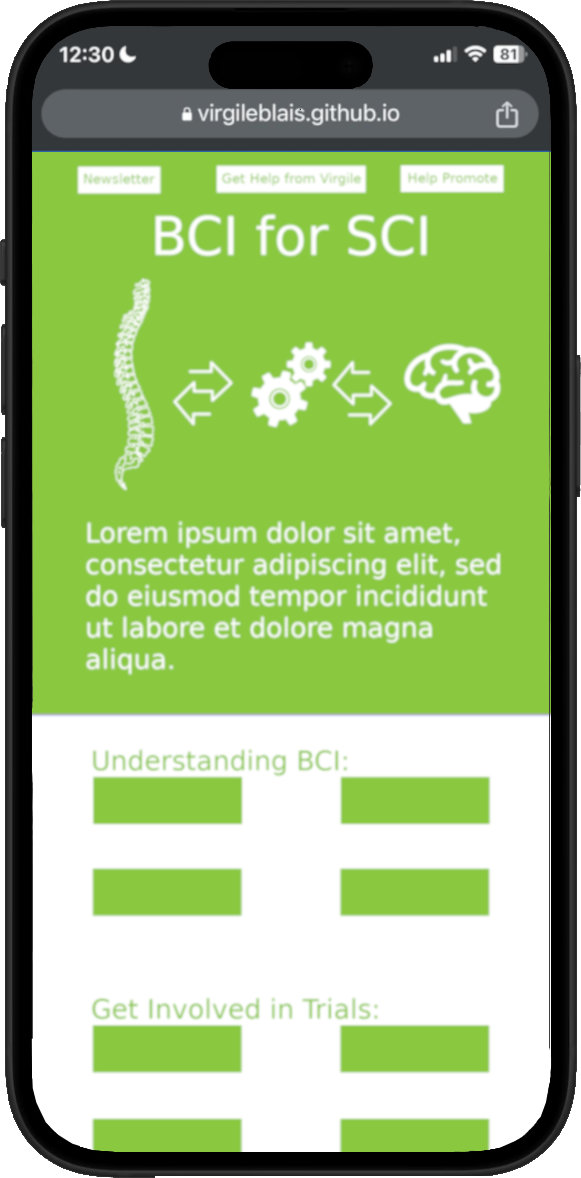
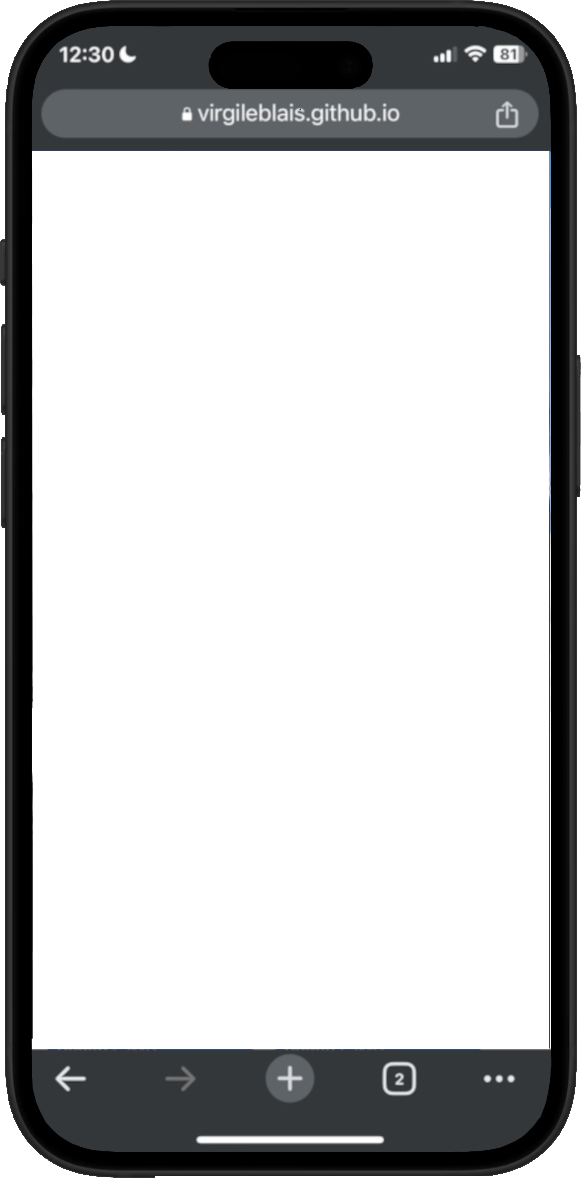
Layered file, before and after one edit (581x1178). Changes by layer:
renamed "381129783_224432317281417_4948679444134684123_n.jpg" to "Chrome container", moved it above "Pasted Layer", painted on it over [31, 151, 551, 1152]
painted on "Pasted Layer" over [32, 152, 550, 1049]
